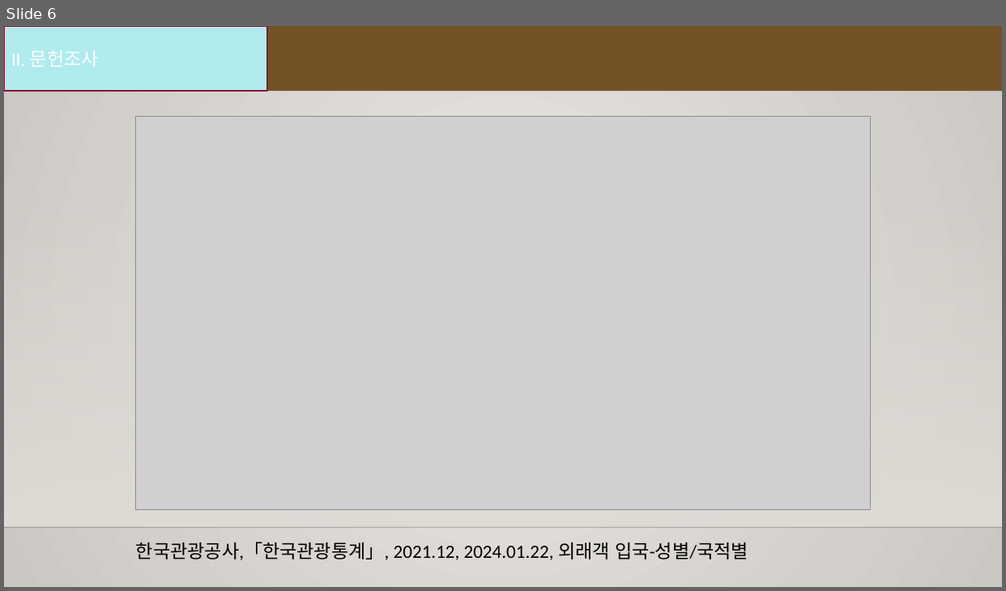
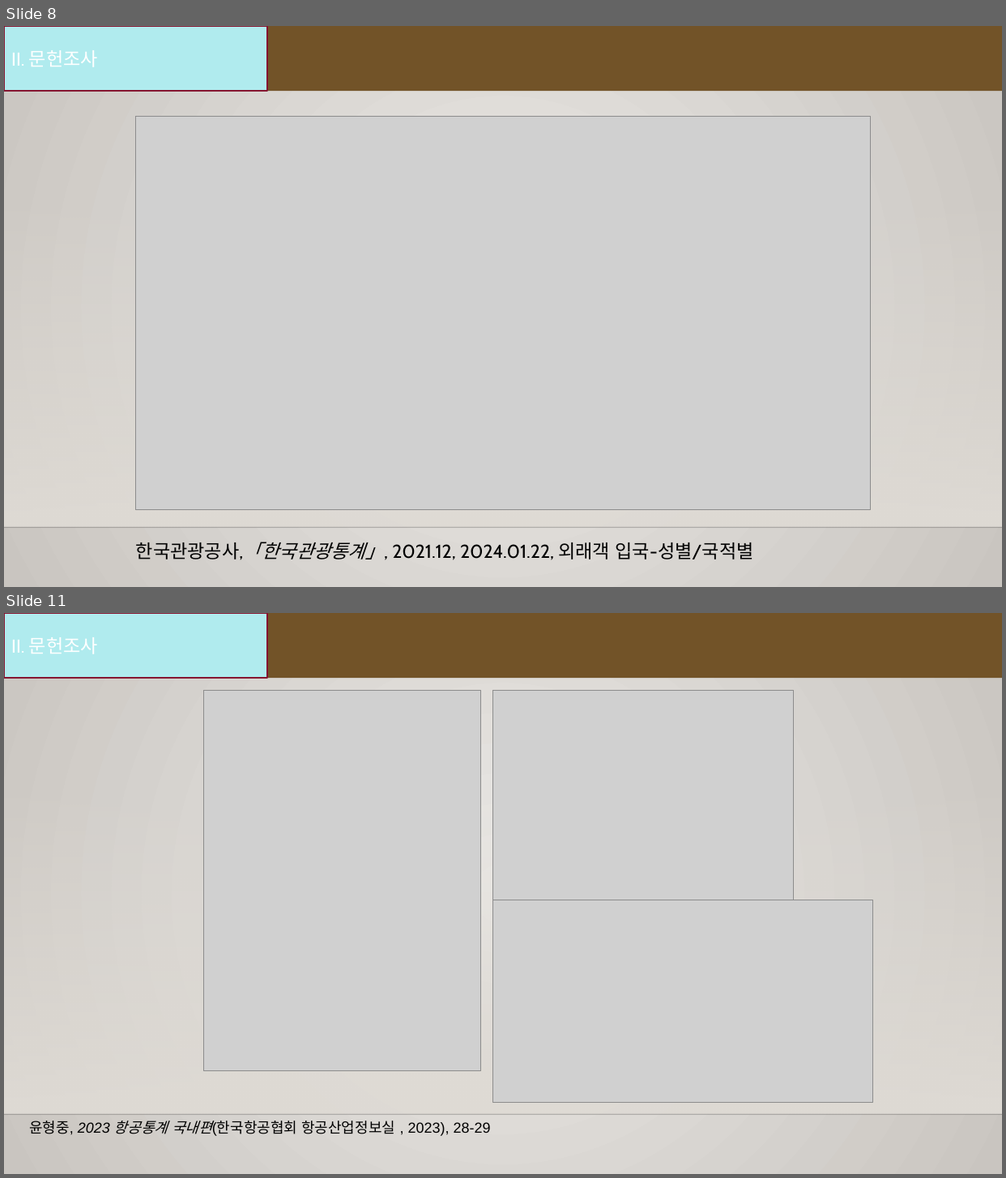
Before and after one commit to hyk2202/semi_project_2, a slide deck: Semi project.pptx. Shown one above the other, each under a label of ours: slide 6 before the commit, slides 8 and 11 after it; the slides between them are not shown. The pictures are 1006x591 and 1006x1178 pixels, drawn with LibreOffice and Linux fonts; fonts in the diff are those of the drawing; grey boxes stand for pictures; background and template pictures are left out. Boxes give left, top, right and bottom in pixels: in the first picture for what was removed or moved away, otherwise in the second. Text is boxed around its words. In the diff, an @@ line names an element or a change of style, - is before the commit and + after.

```diff
--- a/Semi project.pptx
+++ b/Semi project.pptx
@@ slide 11 added at (x1=4, y1=613, x2=1002, y2=1174), background gradient #EBE9E6 to #C9C5C0; not listed: 2 template elements that a slide beside it also shows @@
@@ rectangle added at (x1=4, y1=613, x2=1002, y2=678), fill #725328 @@
@@ rectangle added at (x1=4, y1=613, x2=267, y2=678), fill #B0EBEE, outline #851530 1.25 pt, 18 pt, text #FFFFFF @@
+II. 문헌조사
@@ picture added at (x1=204, y1=690, x2=481, y2=1071) @@
@@ picture added at (x1=493, y1=690, x2=794, y2=942) @@
@@ picture added at (x1=493, y1=900, x2=872, y2=1102) @@
@@ text added at (x1=29, y1=1121, x2=491, y2=1136), 14 pt, text #000000 @@
+윤형중, 2023 항공통계 국내편(한국항공협회 항공산업정보실 , 2023), 28-29
@@ what was slide 6 is now slide 8 @@
@@ slide 8 changed as well @@
@@ background gradient #ECEAE7 to #CAC7C1 to gradient #EBE9E6 to #C9C5C0 @@
@@ rectangle "II. 문헌조사" at (x1=4, y1=26, x2=267, y2=91): font Calibri to Cabin; outline #871631 1.25 pt to #851530 1.25 pt @@
@@ text "한국관광공사,「한국관광통계」, 2021.12, 2024.01.22, 외래객 입국-성별/국적별" at (x1=136, y1=542, x2=754, y2=561): font Calibri to Cabin; italic on in "한국관광공사,「한국관광통계」," @@
```
Also in this commit, not shown: 5 other slides changed, 18 other slides added, 9 other files.
